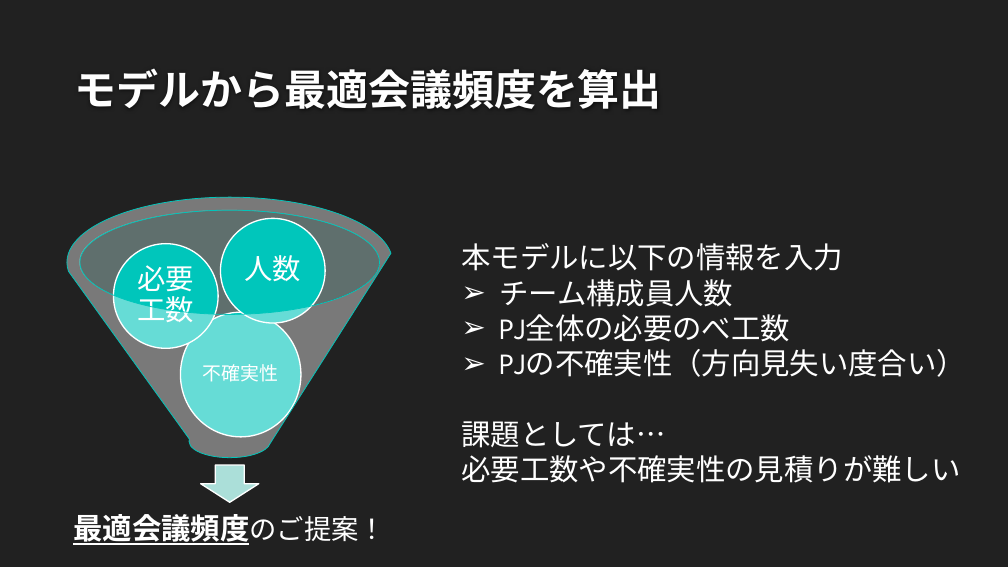
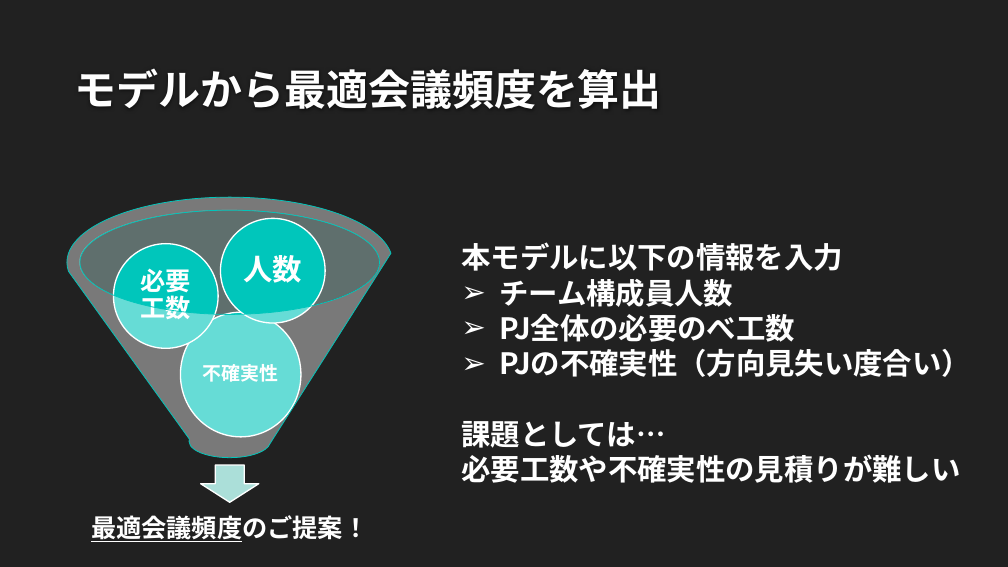
Before and after one commit to AstroMev/TeamSimulation, a slide deck: slide 4 of TeamProgressSimulation.pptx. Drawn at 1008x567 pixels with LibreOffice and Linux fonts; fonts in the diff are those of the drawing; background and template pictures are left out. Boxes give left, top, right and bottom in pixels: in the first picture for what was removed or moved away, otherwise in the second. Text is boxed around its words. In the diff, an @@ line names an element or a change of style, - is before the commit and + after.

Commit message:
add pptx ver3

```diff
--- a/TeamProgressSimulation.pptx
+++ b/TeamProgressSimulation.pptx
@@ text "人数" at [243,255,302,283]: size 27 to 28 pt, font League Spartan to Noto Sans CJK JP, bold on @@
@@ text "本モデルに以下の情報を入力" at [461,242,971,483]: font League Spartan to Noto Sans CJK JP, bold on @@
@@ text "必要工数" at [141,268,191,319]: size 27 to 24 pt, font League Spartan to Noto Sans CJK JP, bold on; less space between paragraphs @@
@@ text "不確実性" at [203,364,279,382]: font League Spartan to Noto Sans CJK JP, bold on @@
@@ text "最適会議頻度のご提案！" at [91,515,368,542]: size 28 to 24 pt, size 26 to 24 pt, bold on in "最適会議頻度のご提案！"; font League Spartan to Noto Sans CJK JP; less space between paragraphs @@
```
Also in this commit, not shown: 2 other slides changed, 1 slide added.
